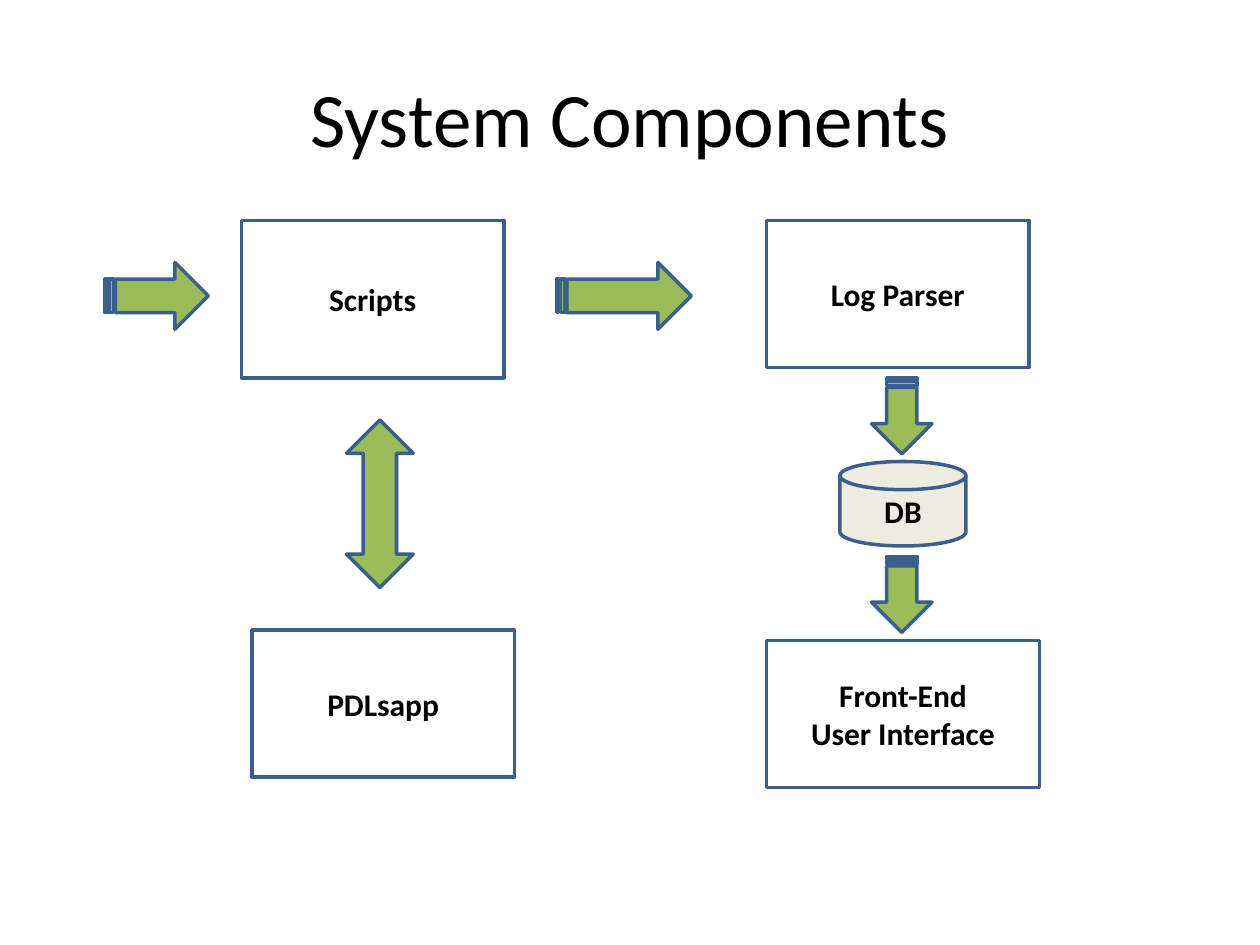
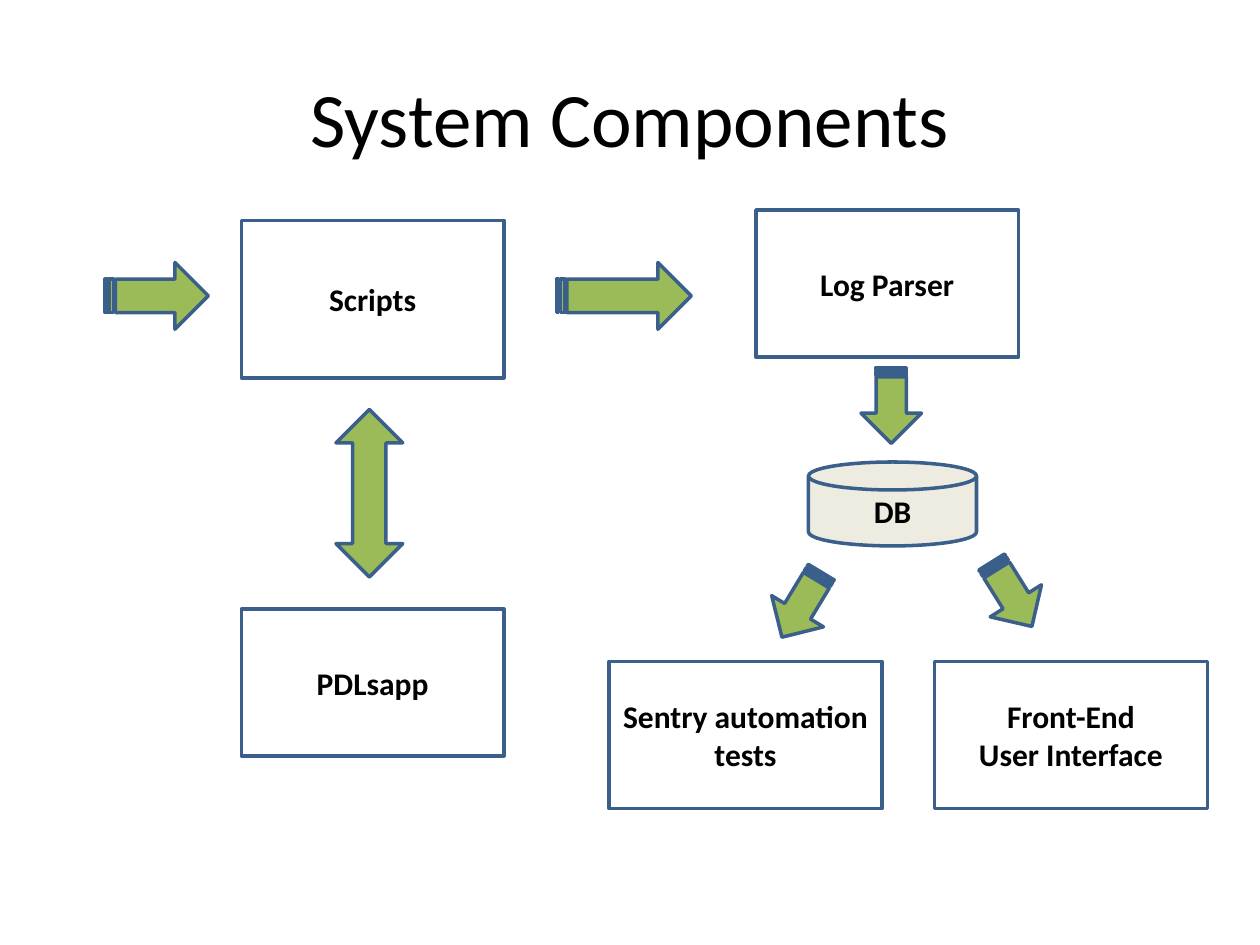
Before and after one commit to repolyo/turtle, a slide deck: slide 5 of docs/turtle.pptx (slide 3 before the commit). Drawn at 1260x945 pixels with LibreOffice and Linux fonts; fonts in the diff are those of the drawing. Boxes give left, top, right and bottom in pixels: in the first picture for what was removed or moved away, otherwise in the second. Text is boxed around its words. In the diff, an @@ line names an element or a change of style, - is before the commit and + after.

```diff
--- a/docs/turtle.pptx
+++ b/docs/turtle.pptx
@@ 1 rectangle, 1 up down arrow, 1 striped right arrow: place and size @@
-1 rectangle, 1 up down arrow, 1 striped right arrow at [346, 220, 1028, 587]
+1 rectangle, 1 up down arrow, 1 striped right arrow at [336, 210, 1018, 577]
@@ cylinder "DB": place and size @@
-cylinder "DB" at [840, 461, 966, 546]
+cylinder "DB" at [809, 462, 976, 547]
@@ striped right arrow at [756, 557, 847, 653]: rotation 90 to 121 degrees @@
@@ striped right arrow added at [966, 547, 1057, 643], fill #9BBB59, outline #3A5F8C 2 pt @@
@@ rectangle "PDLsapp": place and size @@
-rectangle "PDLsapp" at [252, 630, 514, 777]
+rectangle "PDLsapp" at [242, 609, 504, 756]
@@ rectangle added at [609, 662, 882, 809], fill #FFFFFF, outline #3A5F8C 2 pt, 18 pt, text #000000, bold @@
+Sentry automation tests
@@ rectangle "Front-End": place and size @@
-rectangle "Front-End" at [766, 640, 1040, 788]
+rectangle "Front-End" at [935, 662, 1208, 809]
```
Also in this commit, not shown: 2 other slides changed, 3 slides added.
